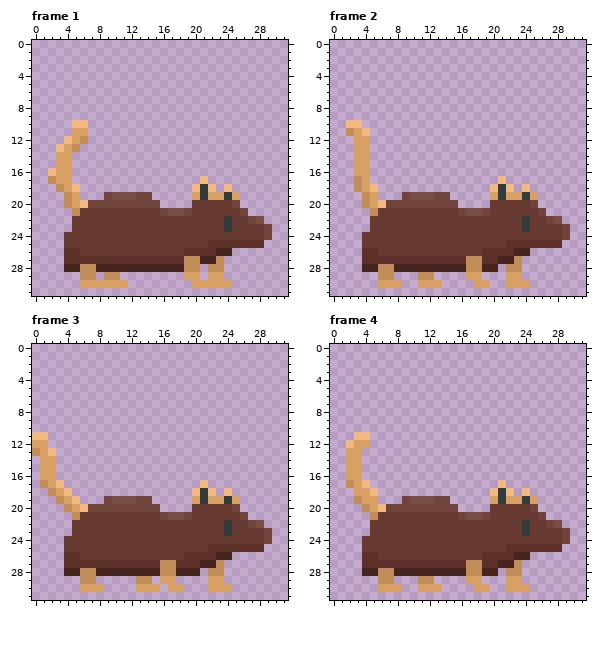
One commit to this pixel-art file: Assets/Graphics/brown_rat.aseprite. The picture above was drawn from the file before the commit.
32x32 pixels, 8 frames. Shown: frame 1, frame 2, frame 3, frame 4. The old version is drawn lined up with the new one. The commit also changed other frames, which this record leaves out.
The same view after the edit:
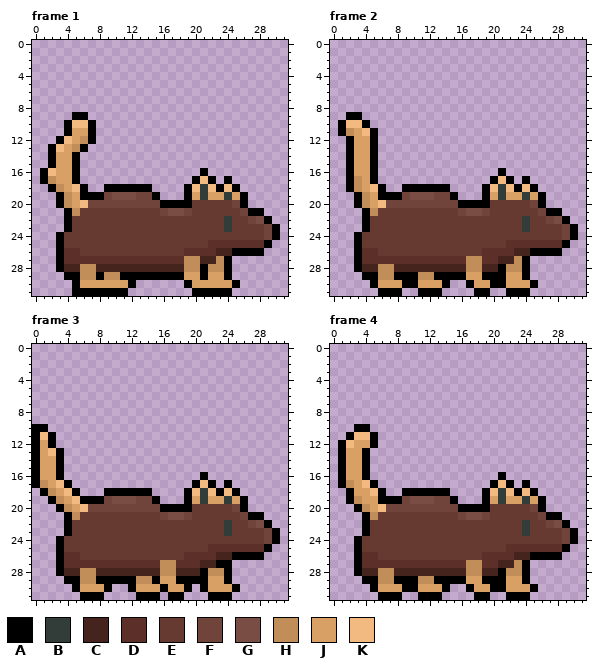
Palette (. is transparent): A #000000  B #323c39  C #46241e  D #5c3028  E #663931  F #70443b  G #7a4d44  H #c18e5a  J #d9a066  K #f2ba81
Change:
whole drawing moved by +0,-1 (the old picture is shown already moved)
Changed rows in their new state; - is an unchanged pixel.
Frame 1:
first column x 1:
 9 ----AA------------------------
10 ---A--A-----------------------
11 ---A--A-----------------------
12 --A---A-----------------------
13 -A---A------------------------
14 -A--A-------------------------
15 -A--A-------------------------
16 A---A---------------A---------
17 A---A--------------A-A-A------
18 -A---A--AAAAAA----A---A-A-----
19 --A--AAA------A---A------A----
20 --A------------AAAA------A----
21 ---A----------------------AA--
22 ---A------------------------A-
23 ---A-------------------------A
24 --A--------------------------A
25 --A-------------------------A-
26 --A---------------------AAAA--
27 --A--------------------A------
28 --A-----------------A--A------
29 ---AA--A--AAAAAAAA--A--A------
30 ----A------A------A-----A-----
31 ----AAAAAAA--------AAAAA------
Frame 2:
first column x 1:
 9 -AA---------------------------
10 A--A--------------------------
11 A---A-------------------------
12 -A--A-------------------------
13 -A--A-------------------------
14 -A--A-------------------------
15 -A--A-------------------------
16 -A--A---------------A---------
17 -A--A--------------A-A-A------
18 -A---A--AAAAAA----A---A-A-----
19 --A--AAA------A---A------A----
20 --A------------AAAA------A----
21 ---A----------------------AA--
22 ---A------------------------A-
23 ---A-------------------------A
24 --A--------------------------A
25 --A-------------------------A-
26 --A---------------------AAAA--
27 --A--------------------A------
28 --A-----------------A--A------
29 ---AA--AAA--AAAA--AAA--A------
30 ----A---AA---A--A--AA---A-----
31 -----AAA--AAA----AA--AAA------
Frame 3:
first column x 0:
10 AA-----------------------------
11 A-A----------------------------
12 A-A----------------------------
13 A--A---------------------------
14 A--A---------------------------
15 A--A---------------------------
16 A--A-----------------A---------
17 A---A---------------A-A-A------
18 -A---A---AAAAAA----A---A-A-----
19 --A---AAA------A---A------A----
20 ---A------------AAAA------A----
21 ----A----------------------AA--
22 ----A------------------------A-
23 ----A-------------------------A
24 ---A--------------------------A
25 ---A-------------------------A-
26 ---A---------------------AAAA--
27 ---A-------------------AA------
28 ---A-----------------A--A------
29 ----AA--AAAAA--A--AAAA--A------
30 -----A---A--A---A--A-A---A-----
31 ------AAA----AAA-AA---AAA------
Frame 4:
first column x 1:
10 --AA--------------------------
11 -A--A-------------------------
12 A---A-------------------------
13 A--A--------------------------
14 A--A--------------------------
15 A--A--------------------------
16 A--A----------------A---------
17 A---A--------------A-A-A------
18 -A---A--AAAAAA----A---A-A-----
19 -A---AAA------A---A------A----
20 --A------------AAAA------A----
21 ---A----------------------AA--
22 ---A------------------------A-
23 ---A-------------------------A
24 --A--------------------------A
25 --A-------------------------A-
26 --A---------------------AAAA--
27 --A--------------------A------
28 --A-----------------A--A------
29 ---AA--AAA--AAAA--AAA--A------
30 ----A---AA---A--A--AA---A-----
31 -----AAA--AAA----AA--AAA------
Changed places in both pictures, as pixel boxes (x1, y1, x2, y2):
added: (40, 112, 280, 296)
added: (338, 112, 578, 296)
changed: (32, 424, 280, 600)
added: (338, 424, 578, 600)
